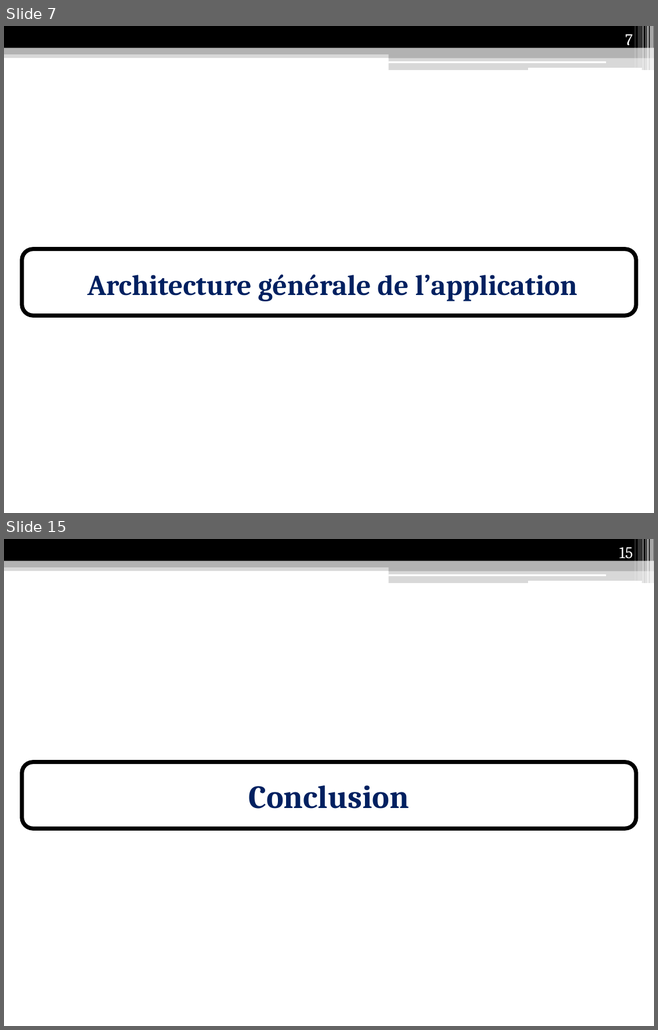
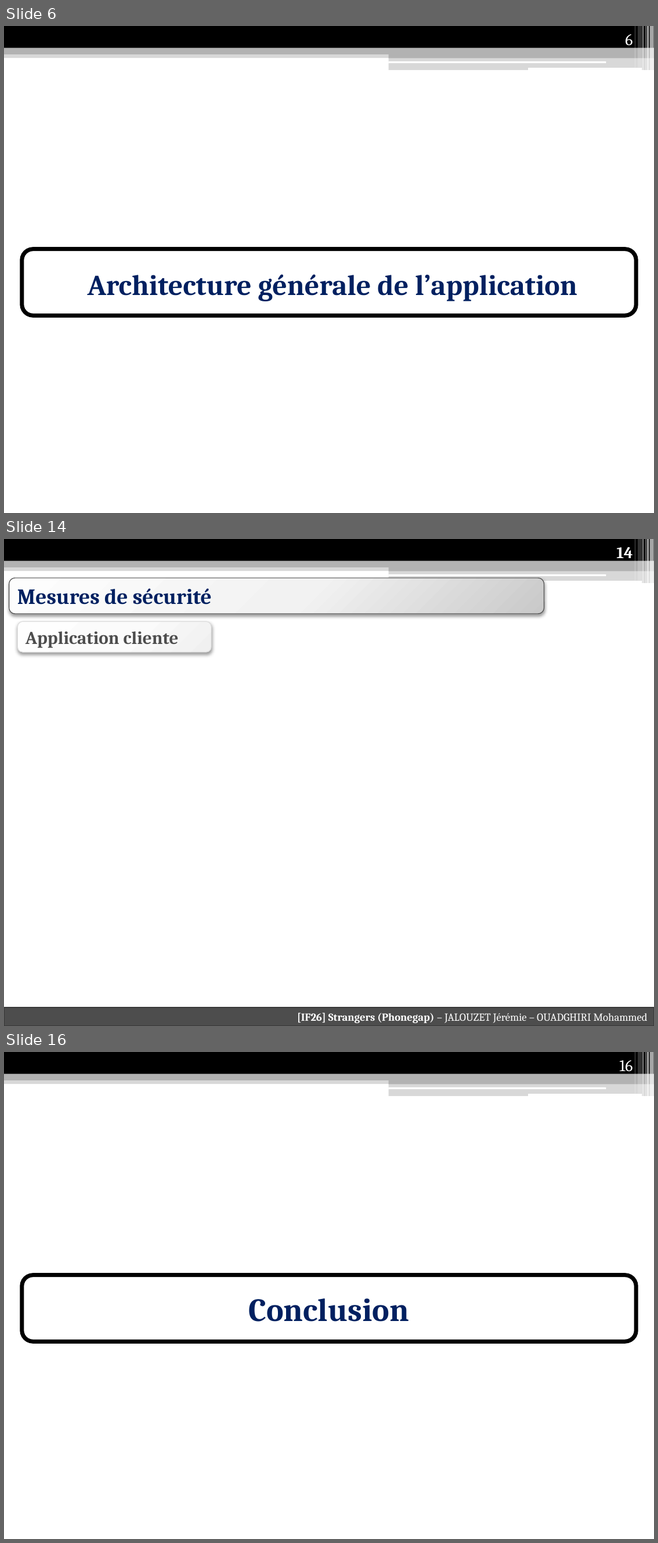
Before and after one commit to Anicky/Strangers-Phonegap, a slide deck: présentation/Présentation IF26.pptx. Shown one above the other, each under a label of ours: slides 7 and 15 before the commit, slides 6, 14 and 16 after it; the slides between them are not shown. The pictures are 658x1030 and 658x1543 pixels, drawn with LibreOffice and Linux fonts; fonts in the diff are those of the drawing. Boxes give left, top, right and bottom in pixels: in the first picture for what was removed or moved away, otherwise in the second. Text is boxed around its words. In the diff, an @@ line names an element or a change of style, - is before the commit and + after.

```diff
--- a/présentation/Présentation IF26.pptx
+++ b/présentation/Présentation IF26.pptx
@@ slide 14 added at bbox=[4, 539, 654, 1026], background #FFFFFF; not listed: 13 template elements that a slide beside it also shows @@
@@ page number added at bbox=[616, 547, 632, 562], 18 pt, text #FFFFFF, bold @@
+14
@@ rounded rectangle added at bbox=[9, 578, 544, 614], fill gradient #FEFEFE to #F2F2F2 to #C9C9C9, outline #4D4D4D 0.75 pt, 24 pt, text #002060, bold @@
+Mesures de sécurité
@@ rounded rectangle added at bbox=[18, 621, 211, 652], fill gradient #FFFFFF to #FBFBFB to #F0F0F0, outline #DDDDDD 0.75 pt, 20 pt, text #4D4D4D, bold @@
+Application cliente
@@ rectangle added at bbox=[4, 1008, 654, 1026], fill #4D4D4D, outline #393939 1.5 pt, 12 pt, text #FFFFFF @@
+[IF26] Strangers (Phonegap) – JALOUZET Jérémie – OUADGHIRI Mohammed
@@ what was slide 7 is now slide 6 @@
@@ page number at bbox=[625, 34, 632, 49]: text changed @@
-7
+6
@@ what was slide 15 is now slide 16 @@
@@ page number at bbox=[619, 1060, 632, 1075]: text changed @@
-15
+16
```
Also in this commit, not shown: 6 slides changed, 4 other slides added, 5 slides removed, 5 other files.
